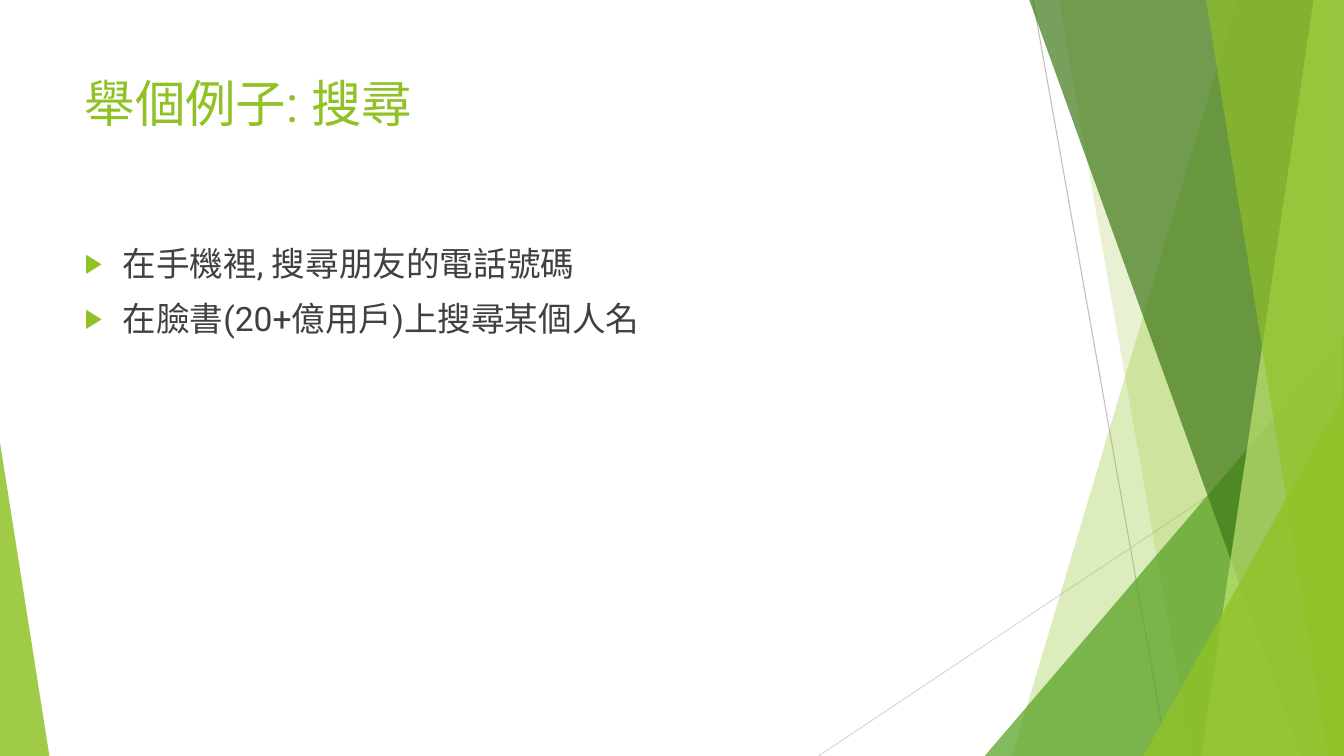
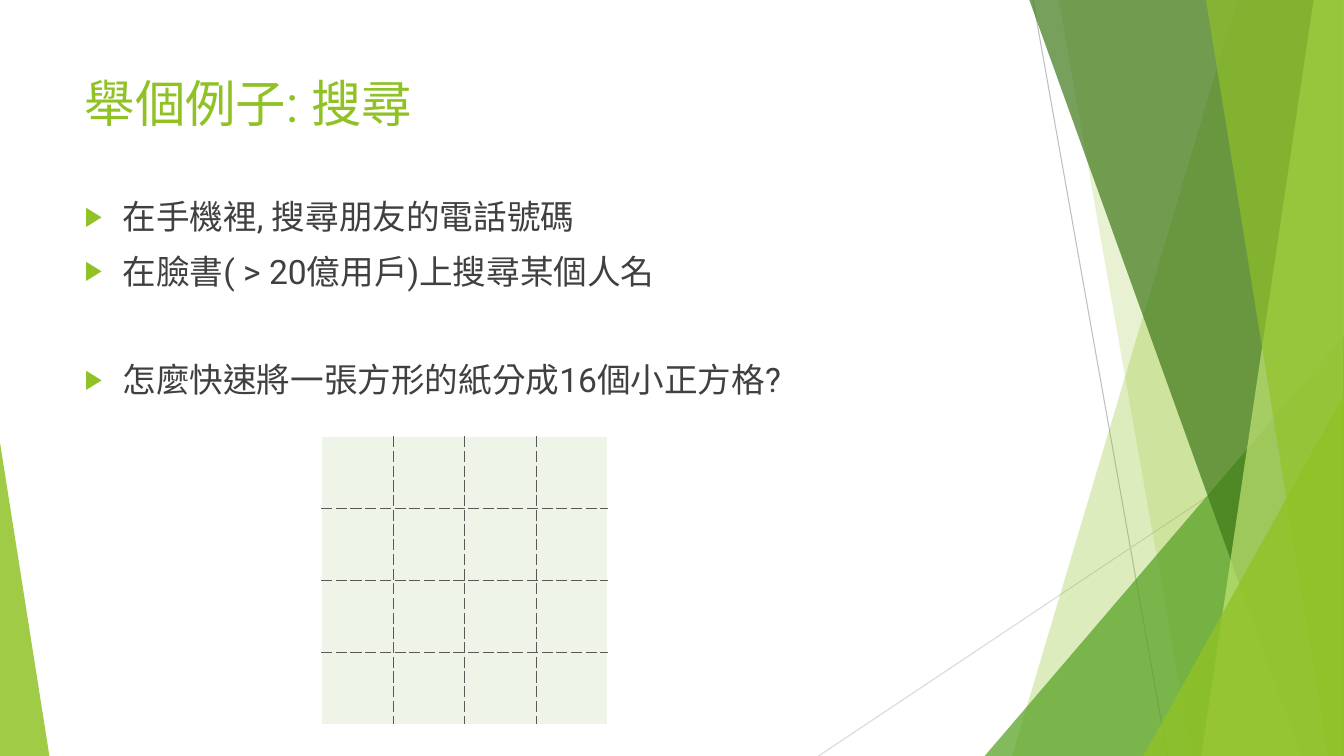
Before and after one commit to d823944/Python4Us, a slide deck: slide 4 of Slide_APCS/CH1 資料結構與演算法_前言.pptx. Drawn at 1344x756 pixels with LibreOffice and Linux fonts; fonts in the diff are those of the drawing. Boxes give left, top, right and bottom in pixels: in the first picture for what was removed or moved away, otherwise in the second. Text is boxed around its words. In the diff, an @@ line names an element or a change of style, - is before the commit and + after.

```diff
--- a/Slide_APCS/CH1 資料結構與演算法_前言.pptx
+++ b/Slide_APCS/CH1 資料結構與演算法_前言.pptx
@@ text "在手機裡, 搜尋朋友的電話號碼" moved from (x1=123, y1=247, x2=640, y2=339) to (x1=123, y1=200, x2=781, y2=395) @@
@@ text at (x1=123, y1=255, x2=781, y2=395): text changed @@
-▶ 在臉書(20+億用戶)上搜尋某個人名
+▶ 在臉書( > 20億用戶)上搜尋某個人名
+▶ 怎麼快速將一張方形的紙分成16個小正方格?
@@ table added at (x1=322, y1=437, x2=608, y2=724), 4 rows, 4 columns @@
+ |  |  | 
+ |  |  | 
+ |  |  | 
+ |  |  | 
```
Also in this commit, not shown: 4 other slides changed, 1 slide added.
